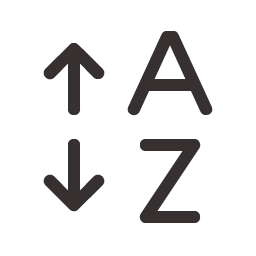
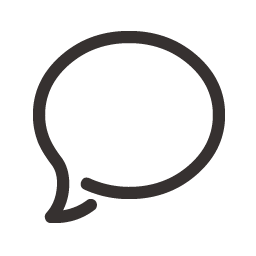
Before/after of a 256x256 layered artwork. What changed in the layer stack:
added group "discuss" with 1 layers above "sort" over [33, 31, 225, 223]
added layer "I" in group "discuss" over [33, 31, 225, 223]
hid group "sort" (1 layers) over [43, 31, 213, 223]
